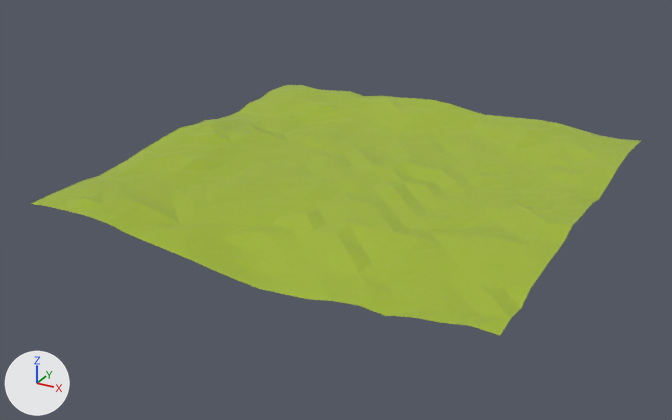
One commit to the FBX model Assets/Models/Terrain_A.fbx: the scene before it, then after it.
Before and after are seen from a 50 mm lens placed at (17.6, -14.5, 15.2), pointed at (-0.8, 19.0, -1.5). Lighting does not change. The marker at lower left points along +X, +Y and +Z. Where no turn or scale is listed for an object, it has been applied to the vertices.

In view in the first picture: 'Terrain A'.
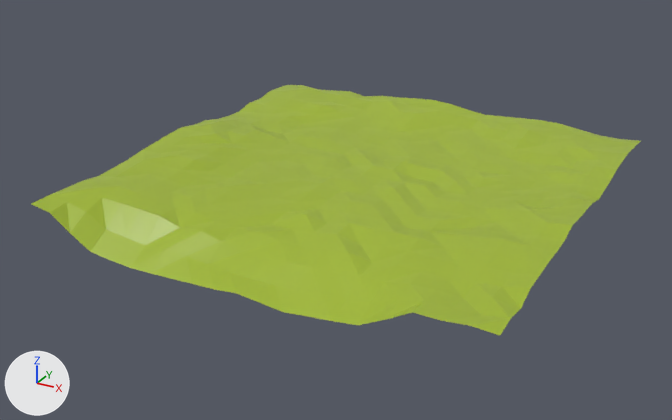
Location of each change, [x1, y1, x2, y2] in pixels of the pictures (672 x 420 px; the box of a moved part takes in the faces that stretch with it):
part 1 of me_terrain_a, moved or reshaped: [31, 186, 481, 326] in both

The change in detail:
me_terrain_a is used by ob_terrain_a; location (0.0, 20.0, 0.0).
me_terrain_a had 441 vertices, 800 faces and spanned x -10.0..10.0, y -10.0..10.0, z -0.8..0.6.
me_terrain_a now has 441 vertices, 800 faces and spans x -10.0..10.0, y -10.0..10.0, z -1.5..0.6.
me_terrain_a part 1: 46 of 441 vertices moved; they spanned x -9.0..8.0, y -10.0..-8.0, z -0.8..0.6 and now span x -9.0..8.0, y -10.0..-8.0, z -1.5..0.2; mean shift (0.0, 0.0, -0.5); largest move (-6.0, -10.0, 0.3) -> (-6.0, -10.0, -1.3).
